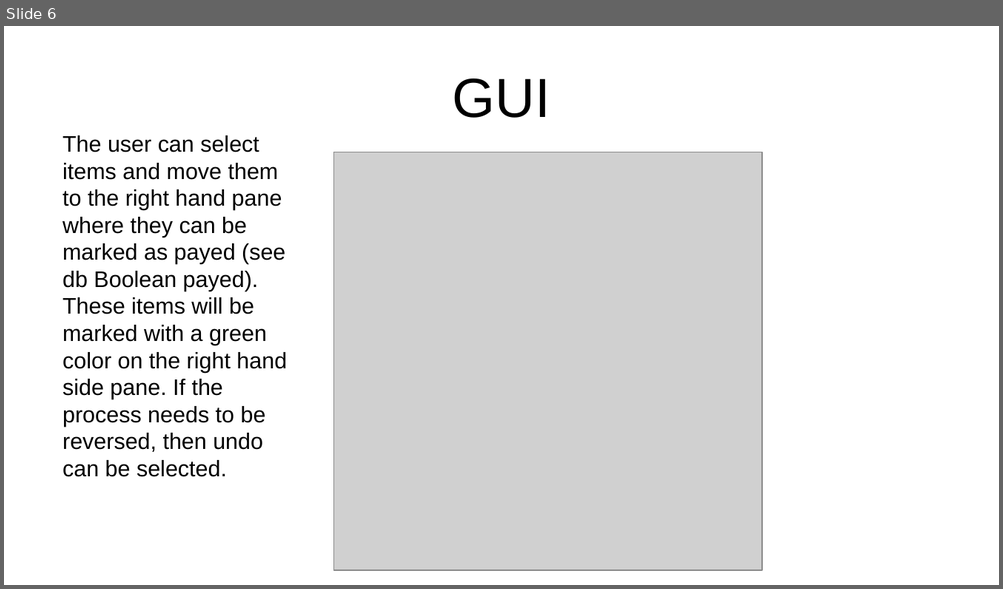
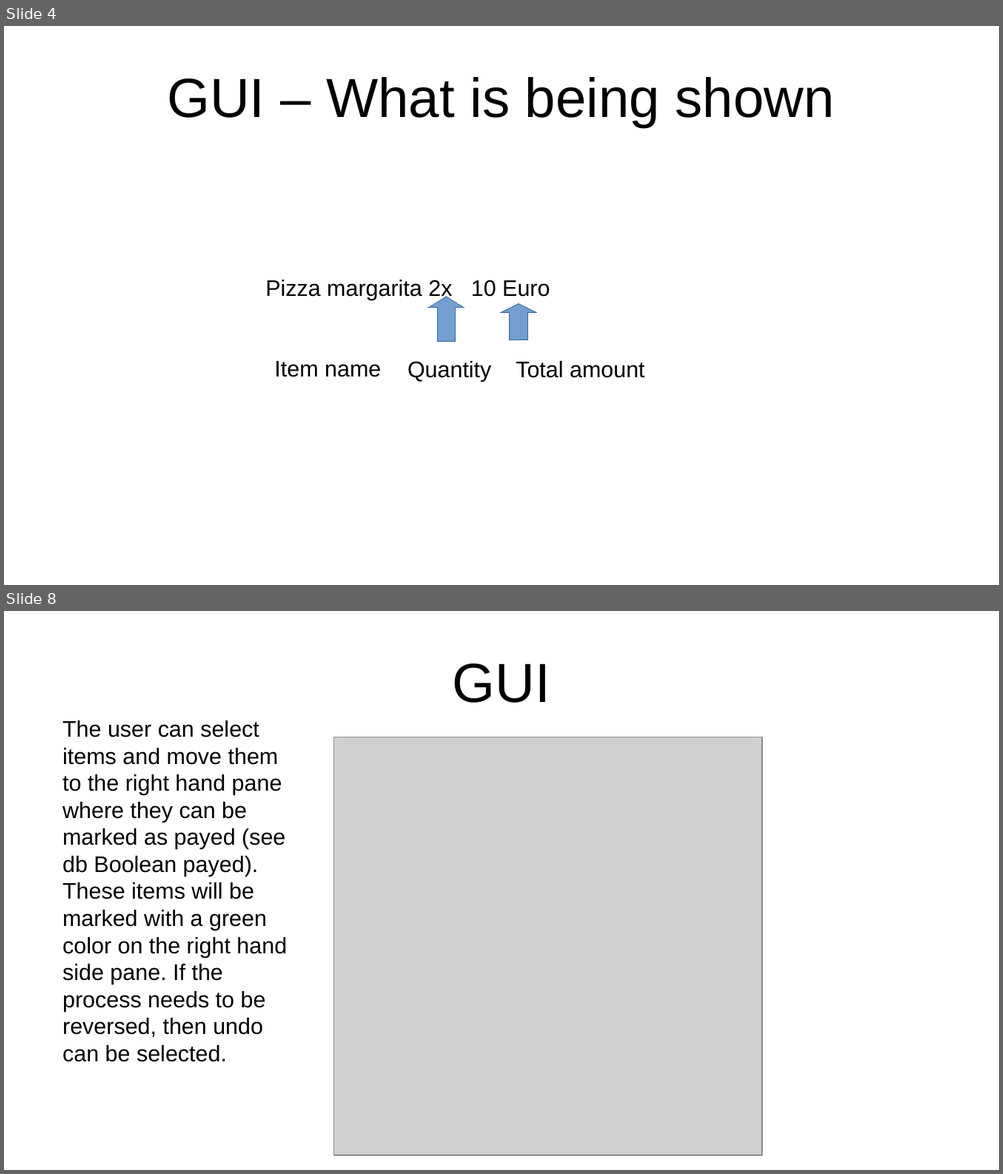
Before and after one commit to GregorGT/GastroManager, a slide deck: Documentation/desktop_android_payments.odp. Shown one above the other, each under a label of ours: slide 6 before the commit, slides 4 and 8 after it; the slides between them are not shown. The pictures are 1003x589 and 1003x1174 pixels, drawn with LibreOffice and Linux fonts; fonts in the diff are those of the drawing; grey boxes stand for pictures. Boxes give left, top, right and bottom in pixels: in the first picture for what was removed or moved away, otherwise in the second. Text is boxed around its words. In the diff, an @@ line names an element or a change of style, - is before the commit and + after.

```diff
--- a/Documentation/desktop_android_payments.odp
+++ b/Documentation/desktop_android_payments.odp
@@ slide 4 added at [4, 26, 999, 585], background #FFFFFF @@
@@ title added at [167, 77, 834, 127], 44 pt, text #000000 @@
+GUI – What is being shown
@@ text added at [265, 280, 549, 301], 18 pt, text #000000 @@
+Pizza margarita 2x 10 Euro
@@ up arrow added at [428, 297, 464, 342], fill #729FCF, outline #3465A4 0 pt @@
@@ up arrow added at [501, 304, 537, 340], fill #729FCF, outline #3465A4 0 pt @@
@@ text added at [274, 361, 381, 378], 18 pt, text #000000 @@
+Item name
@@ text added at [407, 361, 491, 382], 18 pt, text #000000 @@
+Quantity
@@ text added at [515, 361, 645, 378], 18 pt, text #000000 @@
+Total amount
@@ what was slide 6 is now slide 8 @@
```
Also in this commit, not shown: 2 slides changed, 1 other slide added, 1 other file.
